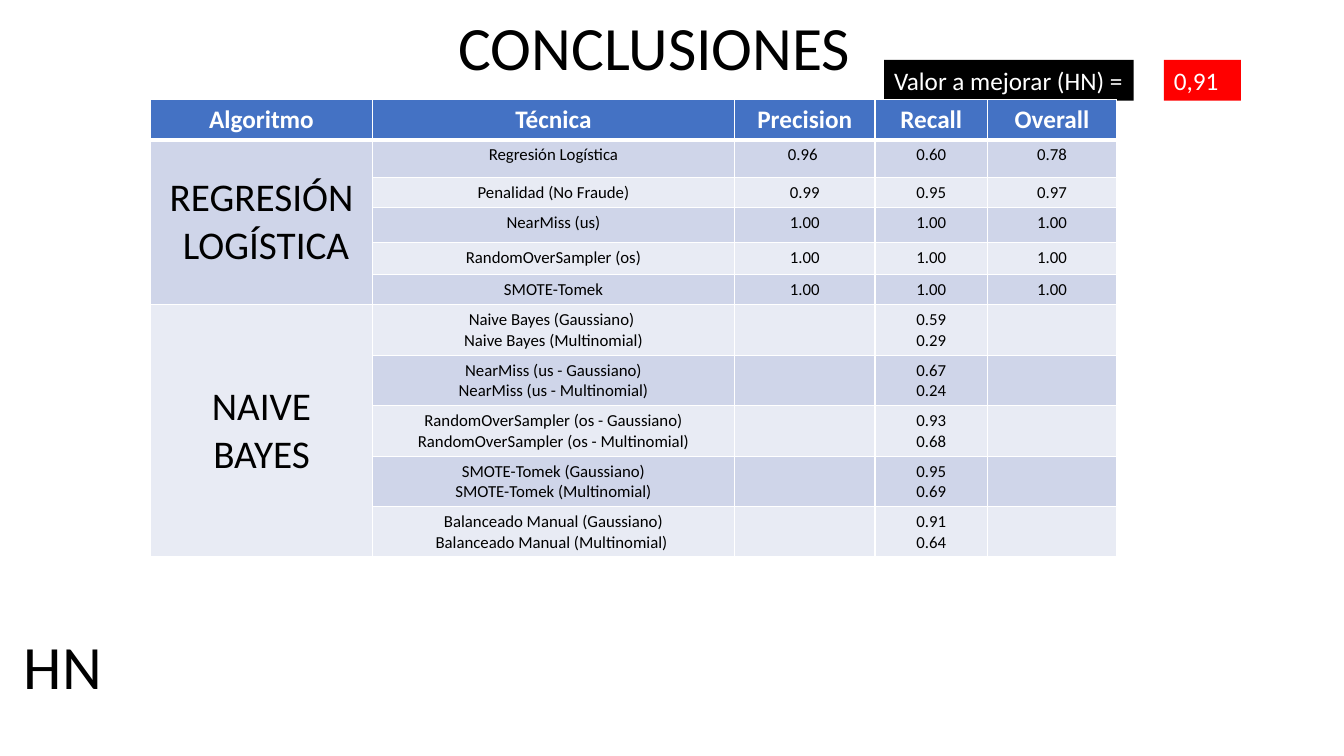
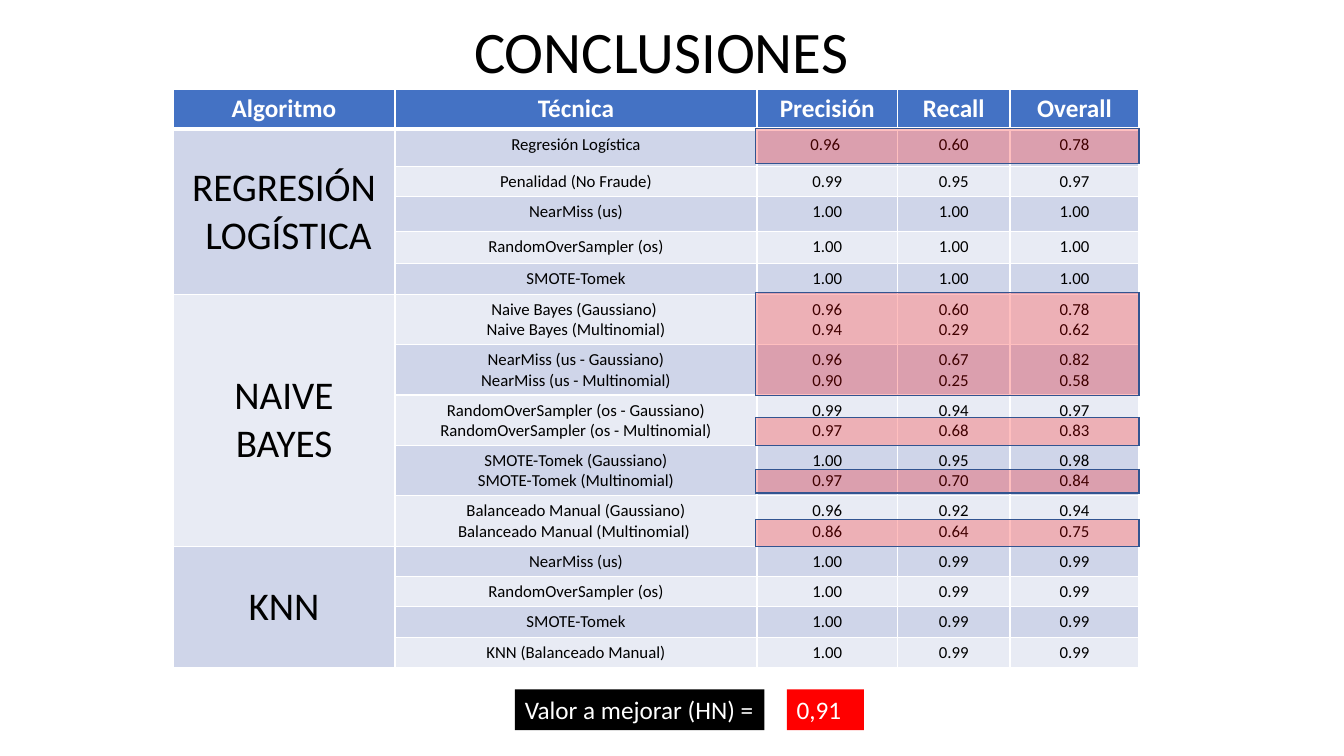
Before and after one commit to asasa293/limpieza_datos, a slide deck: slide 23 of TP3/TP3_Moises_Santiago.pptx (slide 20 before the commit). Drawn at 1344x756 pixels with LibreOffice and Linux fonts; fonts in the diff are those of the drawing. Boxes give left, top, right and bottom in pixels: in the first picture for what was removed or moved away, otherwise in the second. Text is boxed around its words. In the diff, an @@ line names an element or a change of style, - is before the commit and + after.

```diff
--- a/TP3/TP3_Moises_Santiago.pptx
+++ b/TP3/TP3_Moises_Santiago.pptx
@@ title "CONCLUSIONES": place and size @@
-title "CONCLUSIONES" at box(458, 30, 850, 71)
+title "CONCLUSIONES" at box(474, 35, 848, 74)
@@ title "CONCLUSIONES" at box(474, 35, 848, 74): size 44 to 42 pt @@
@@ table at box(173, 89, 1139, 667) @@
-row 1, column 3: Precision
+row 1, column 3: Precisión
-row 7: NAIVE BAYES | Naive Bayes (Gaussiano) / Naive Bayes (Multinomial) |  | 0.59 / 0.29 | 
-row 8:  | NearMiss (us - Gaussiano) / NearMiss (us - Multinomial) |  | 0.67 / 0.24 | 
-row 9:  | RandomOverSampler (os - Gaussiano) / RandomOverSampler (os - Multinomial) |  | 0.93 / 0.68 | 
-row 10:  | SMOTE-Tomek (Gaussiano) / SMOTE-Tomek (Multinomial) |  | 0.95 / 0.69 | 
-row 11:  | Balanceado Manual (Gaussiano) / Balanceado Manual (Multinomial) |  | 0.91 / 0.64 | 
+row 7: NAIVE BAYES | Naive Bayes (Gaussiano) / Naive Bayes (Multinomial) | 0.96 / 0.94 | 0.60 / 0.29 | 0.78 / 0.62
+row 8:  | NearMiss (us - Gaussiano) / NearMiss (us - Multinomial) | 0.96 / 0.90 | 0.67 / 0.25 | 0.82 / 0.58
+row 9:  | RandomOverSampler (os - Gaussiano) / RandomOverSampler (os - Multinomial) | 0.99 / 0.97 | 0.94 / 0.68 | 0.97 / 0.83
+row 10:  | SMOTE-Tomek (Gaussiano) / SMOTE-Tomek (Multinomial) | 1.00 / 0.97 | 0.95 / 0.70 | 0.98 / 0.84
+row 11:  | Balanceado Manual (Gaussiano) / Balanceado Manual (Multinomial) | 0.96 / 0.86 | 0.92 / 0.64 | 0.94 / 0.75
+row 12: KNN | NearMiss (us) | 1.00 | 0.99 | 0.99
+row 13:  | RandomOverSampler (os) | 1.00 | 0.99 | 0.99
+row 14:  | SMOTE-Tomek | 1.00 | 0.99 | 0.99
+row 15:  | KNN (Balanceado Manual) | 1.00 | 0.99 | 0.99
@@ table: place and size @@
-table at box(150, 100, 1116, 558)
+table at box(173, 89, 1139, 667)
@@ rectangle added at box(756, 129, 1139, 164), fill #FF0000 at 25% opacity, outline #325491 1 pt @@
@@ rectangle added at box(756, 292, 1139, 395), fill #FF0000 at 25% opacity, outline #325491 1 pt @@
@@ rectangle added at box(756, 417, 1139, 446), fill #FF0000 at 25% opacity, outline #325491 1 pt @@
@@ rectangle added at box(756, 470, 1139, 493), fill #FF0000 at 25% opacity, outline #325491 1 pt @@
@@ rectangle added at box(756, 520, 1139, 546), fill #FF0000 at 25% opacity, outline #325491 1 pt @@
@@ text removed at box(24, 649, 102, 689) @@
-HN
@@ rectangle "Valor a mejorar (HN) =": place and size @@
-rectangle "Valor a mejorar (HN) =" at box(884, 60, 1134, 101)
+rectangle "Valor a mejorar (HN) =" at box(515, 690, 765, 730)
@@ rectangle "0,91": place and size @@
-rectangle "0,91" at box(1165, 60, 1241, 101)
+rectangle "0,91" at box(787, 690, 864, 730)
```
Also in this commit, not shown: 5 other slides changed, 3 slides added, 5 other files.
